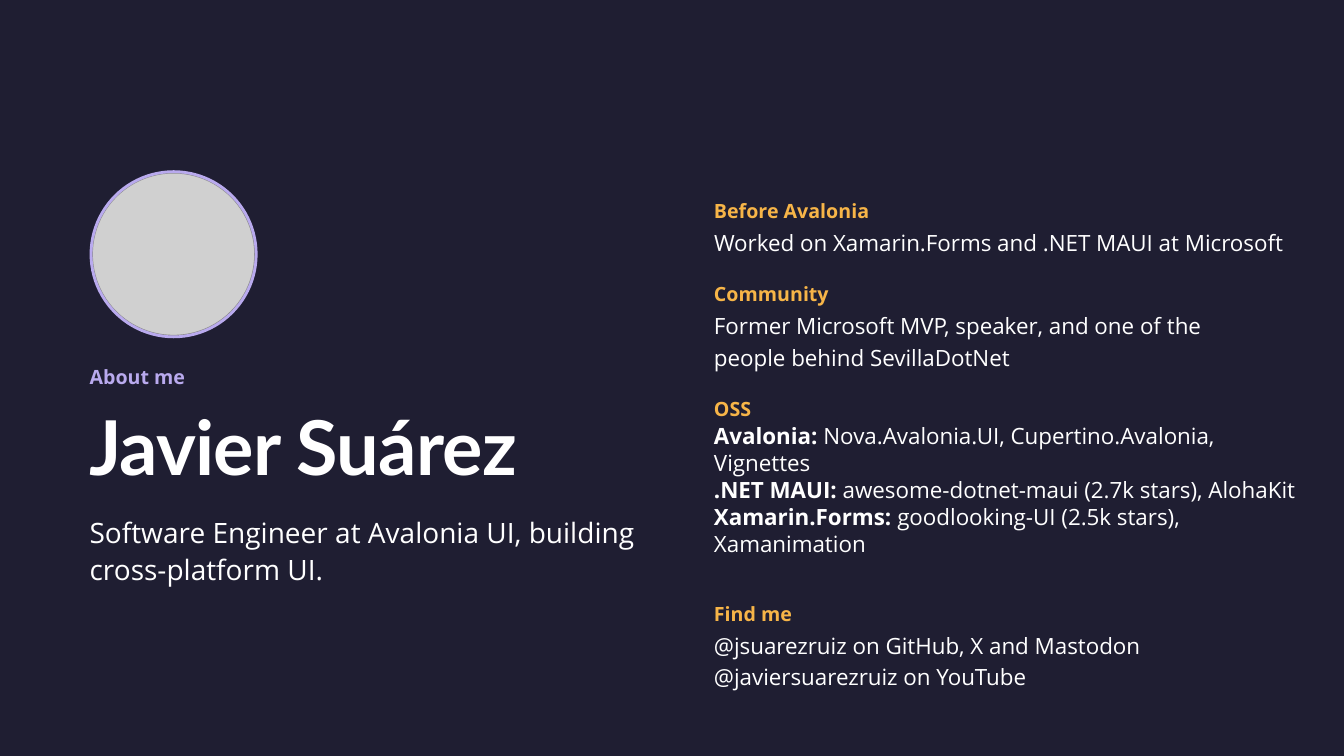
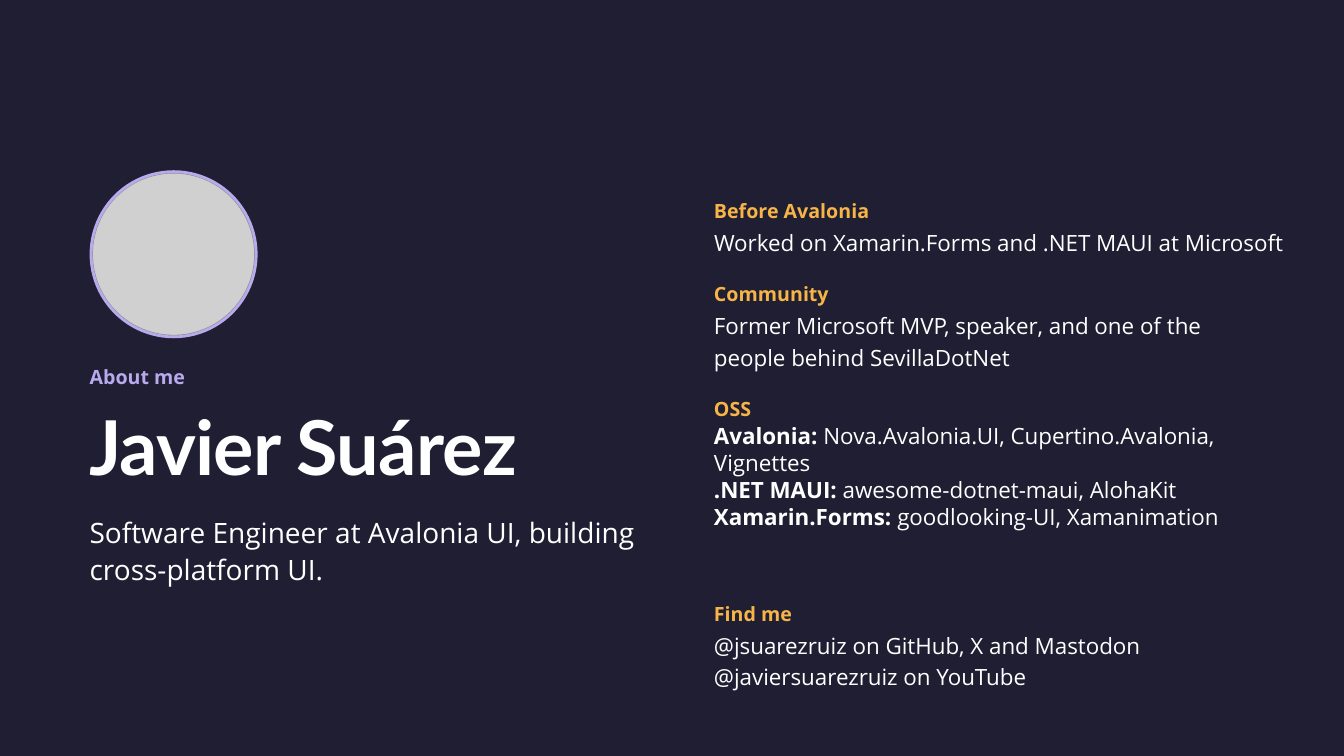
Before and after one commit to jsuarezruiz/dotnetconf2026-avalonia-foldables, a slide deck: slide 2 of Building Dual-Screen Experiences with Avalonia.pptx. Drawn at 1344x756 pixels with LibreOffice and Linux fonts; fonts in the diff are those of the drawing; grey boxes stand for pictures. Boxes give left, top, right and bottom in pixels: in the first picture for what was removed or moved away, otherwise in the second. Text is boxed around its words. In the diff, an @@ line names an element or a change of style, - is before the commit and + after.

```diff
--- a/Building Dual-Screen Experiences with Avalonia.pptx
+++ b/Building Dual-Screen Experiences with Avalonia.pptx
@@ text at (714,481,1219,530): text changed @@
-.NET MAUI: awesome-dotnet-maui (2.7k stars), AlohaKit
-Xamarin.Forms: goodlooking-UI (2.5k stars), Xamanimation
+.NET MAUI: awesome-dotnet-maui, AlohaKit
+Xamarin.Forms: goodlooking-UI, Xamanimation
```
Also in this commit, not shown: 5 other slides changed, 1 other file.
